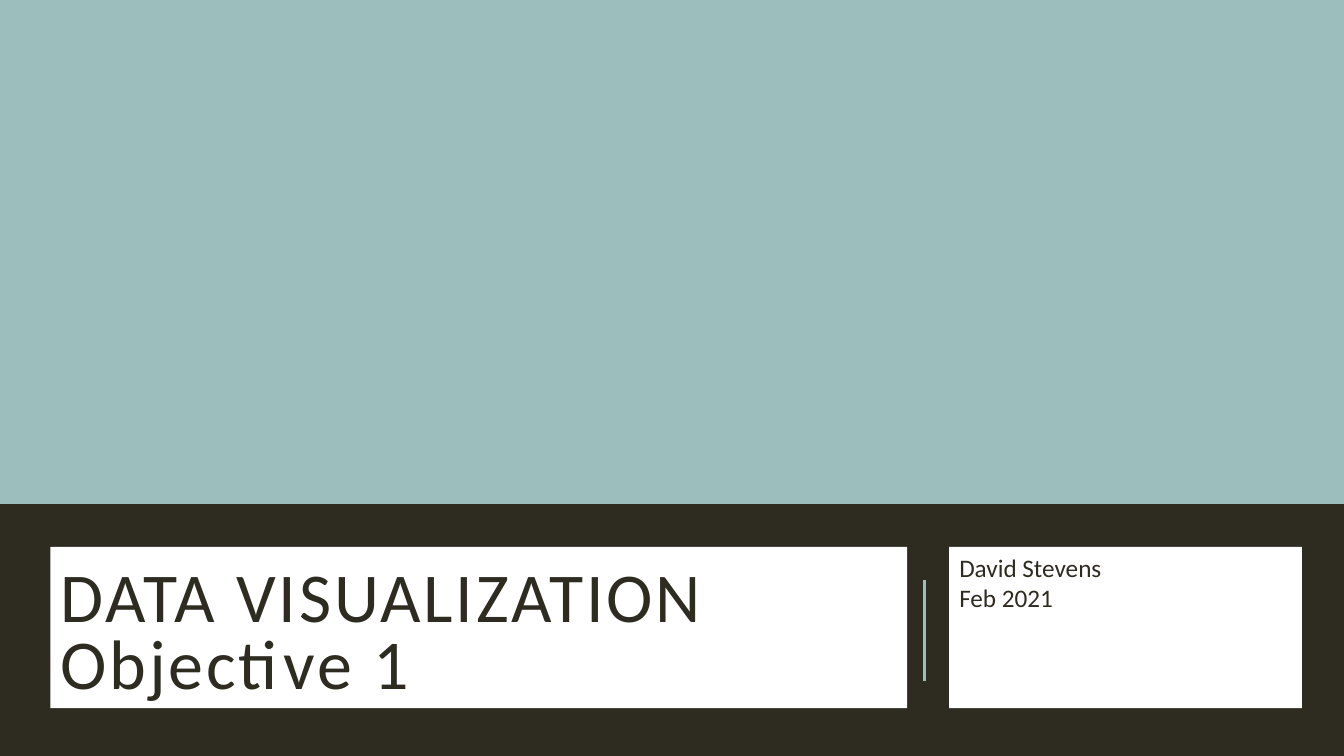
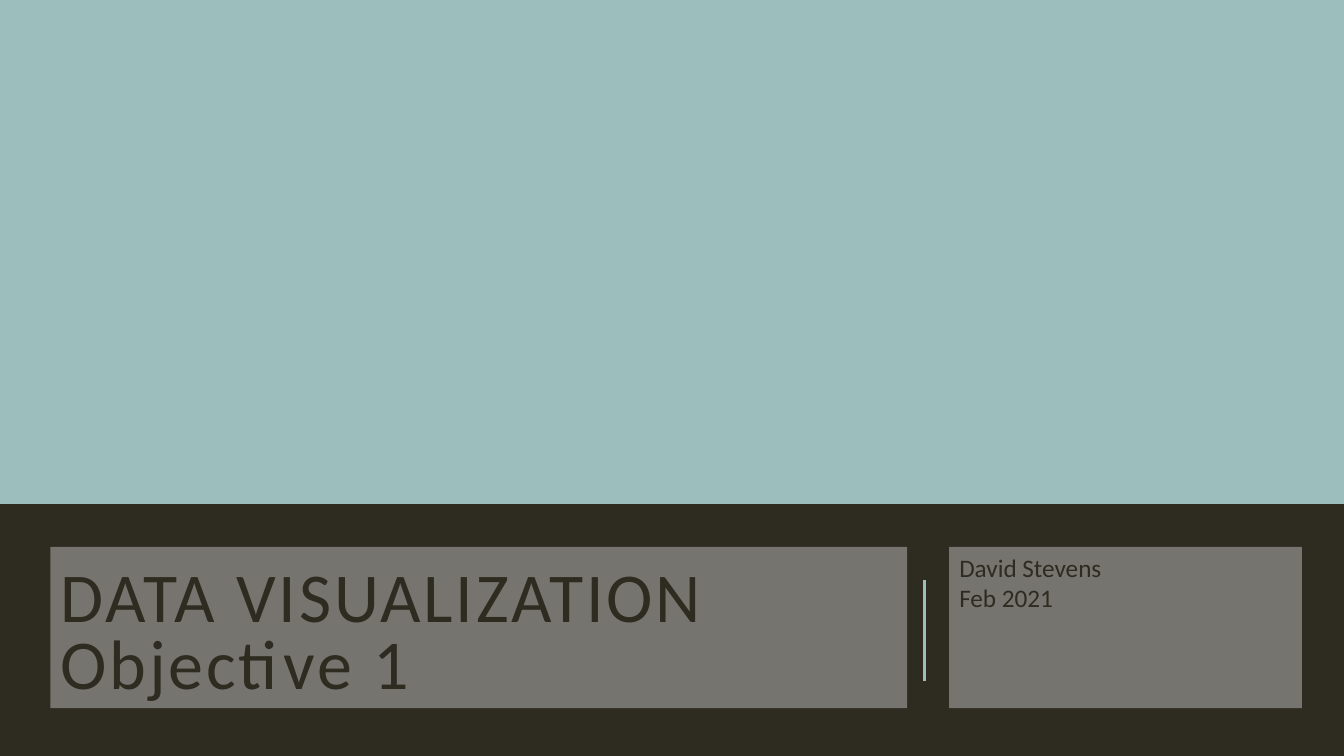
Before and after one commit to EnglishSid/DataFellowship, a slide deck: slide 1 of Feb2021/DataVisuals/Data Visualization.pptx. Drawn at 1344x756 pixels with LibreOffice and Linux fonts; fonts in the diff are those of the drawing; background and template pictures are left out. Boxes give left, top, right and bottom in pixels: in the first picture for what was removed or moved away, otherwise in the second. Text is boxed around its words. In the diff, an @@ line names an element or a change of style, - is before the commit and + after.

```diff
--- a/Feb2021/DataVisuals/Data Visualization.pptx
+++ b/Feb2021/DataVisuals/Data Visualization.pptx
@@ title "DATA VISUALIZATION Objective 1" at <box>50,546,907,708</box>: fill #FFFFFF to #FFFFFF at 35% opacity @@
@@ subtitle "David Stevens Feb 2021" at <box>950,546,1303,708</box>: fill #FFFFFF to #FFFFFF at 35% opacity @@
```
Also in this commit, not shown: 1 other slide changed, 4 other files.
